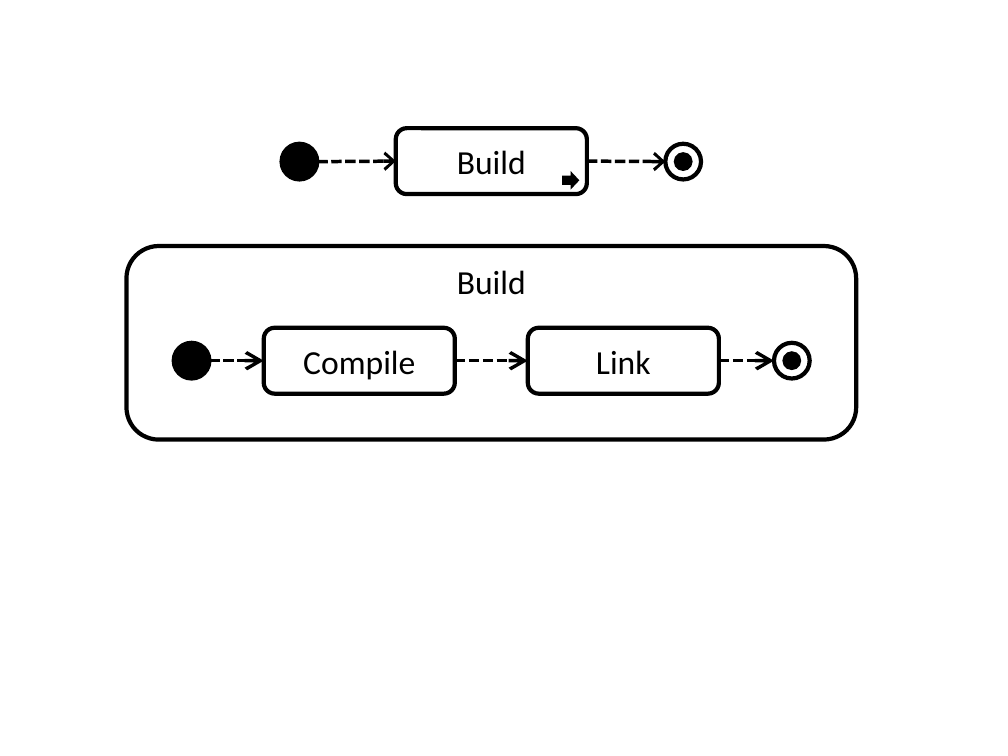
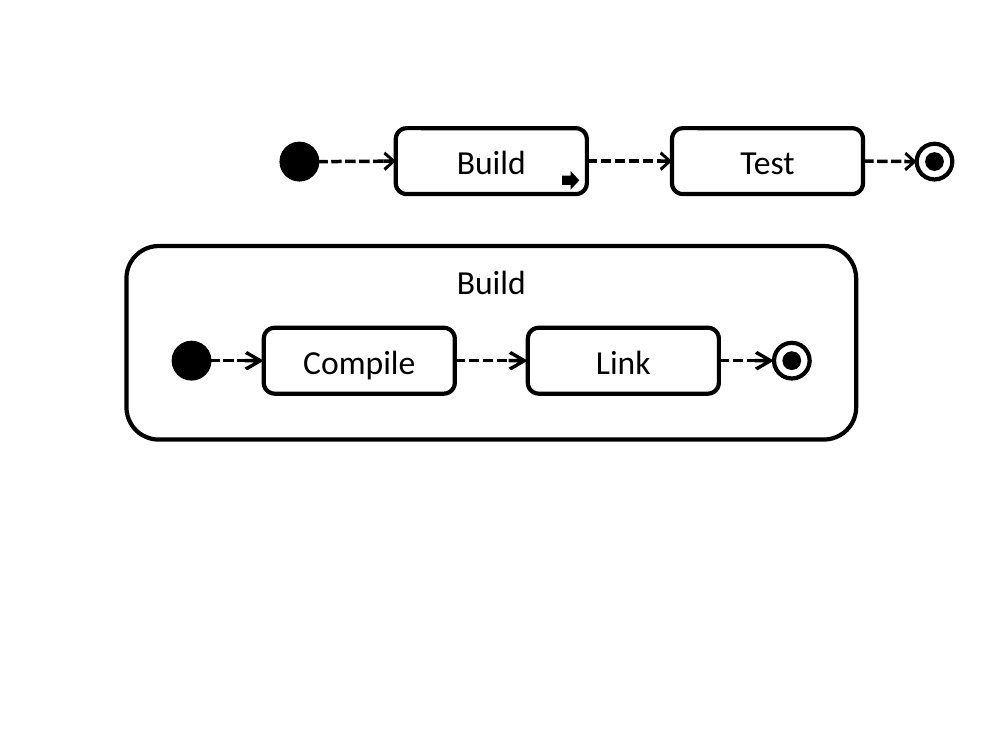
Before and after one commit to lezsakdomi/remo-jegyzet, a slide deck: slide 18 of folyamatmodellezes/figures/szintaxis.pptx (slide 17 before the commit). Drawn at 1008x756 pixels with LibreOffice and Linux fonts; fonts in the diff are those of the drawing. Boxes give left, top, right and bottom in pixels: in the first picture for what was removed or moved away, otherwise in the second. Text is boxed around its words. In the diff, an @@ line names an element or a change of style, - is before the commit and + after.

```diff
--- a/folyamatmodellezes/figures/szintaxis.pptx
+++ b/folyamatmodellezes/figures/szintaxis.pptx
@@ rounded rectangle added at bbox=[672, 128, 864, 194], outline #000000 3 pt, 24 pt, text #000000 @@
+Test
@@ ellipse: place and size @@
-ellipse at bbox=[665, 144, 701, 179]
+ellipse at bbox=[916, 144, 952, 179]
@@ arrow moved from (587, 161) - (665, 161) to (587, 161) - (672, 161) @@
@@ arrow added from (863, 161) to (916, 161), #000000 2.5 pt dashed @@
@@ ellipse: place and size @@
-ellipse at bbox=[673, 152, 692, 171]
+ellipse at bbox=[925, 152, 944, 171]
```
Also in this commit, not shown: 2 other slides changed, 1 slide added, 7 other files.
